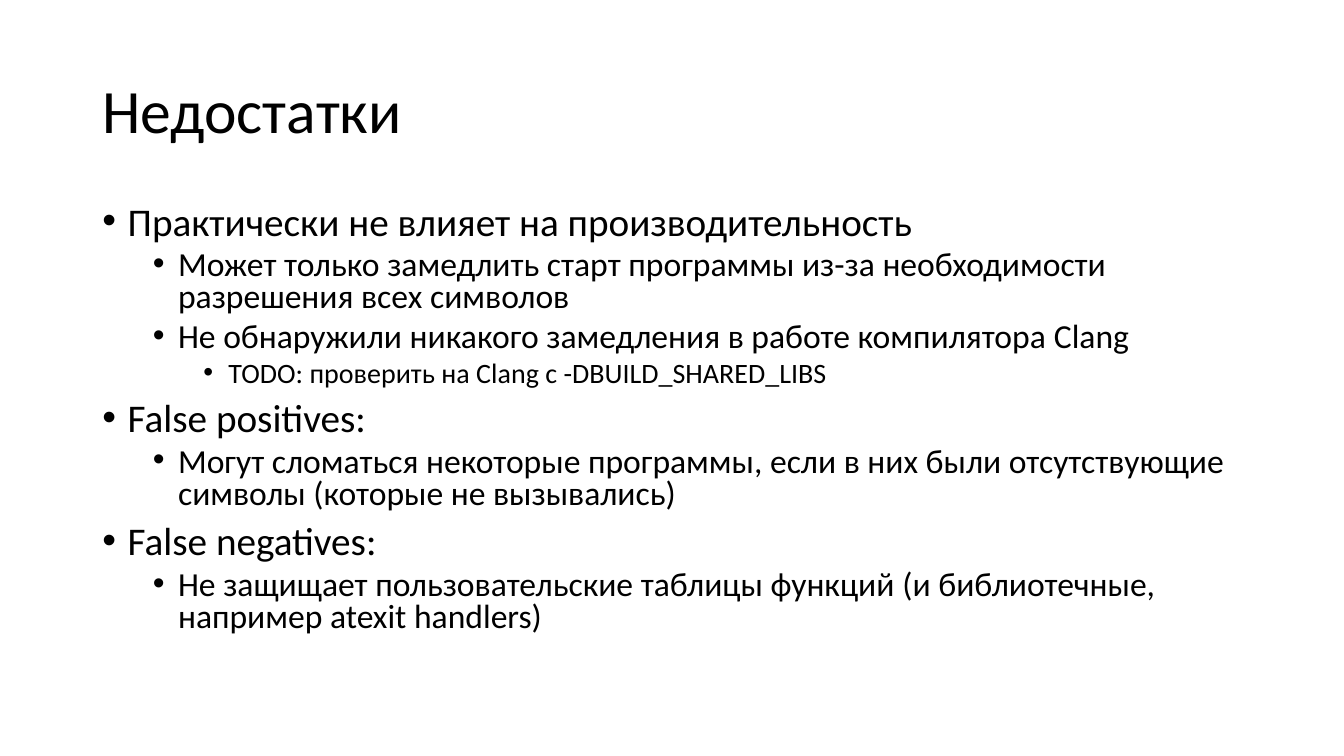
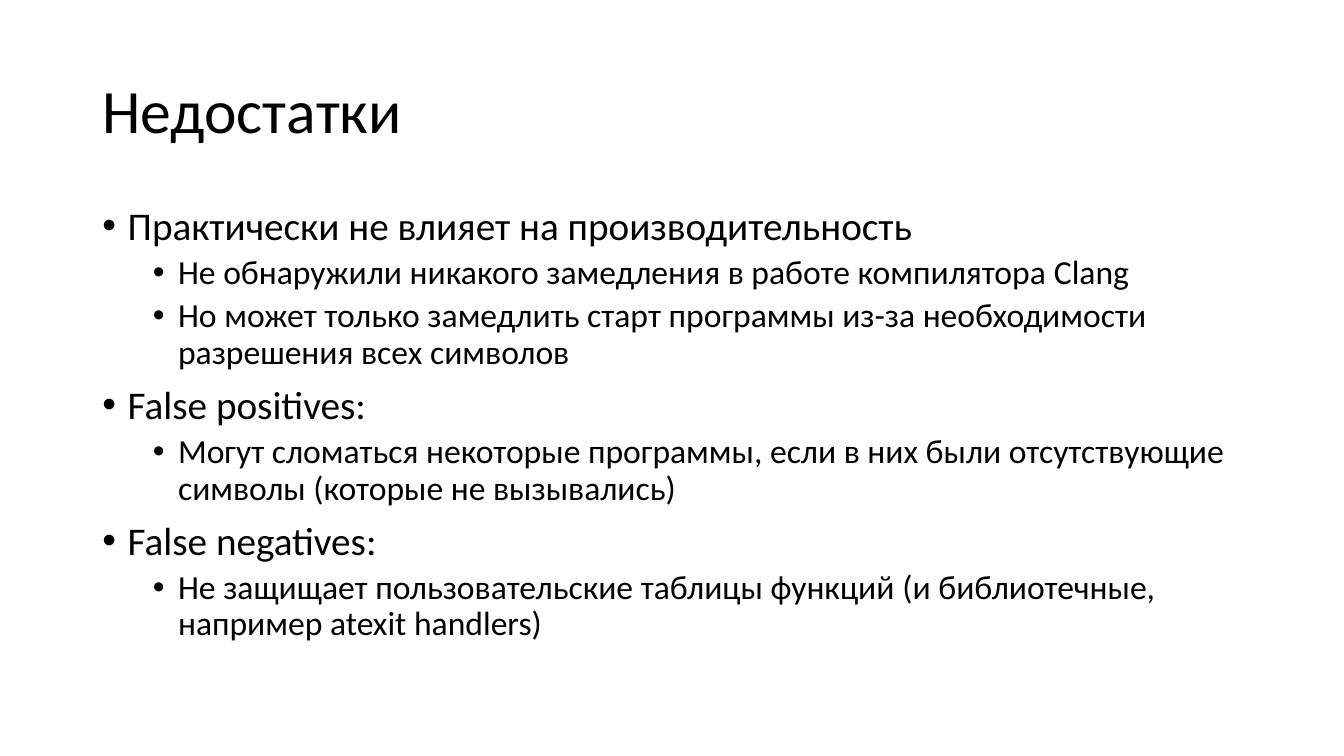
Before and after one commit to yugr/slides, a slide deck: slide 55 of CppZeroCost/2025/RU.pptx (slide 52 before the commit). Drawn at 1344x756 pixels with LibreOffice and Linux fonts; fonts in the diff are those of the drawing. Boxes give left, top, right and bottom in pixels: in the first picture for what was removed or moved away, otherwise in the second. Text is boxed around its words. In the diff, an @@ line names an element or a change of style, - is before the commit and + after.

```diff
--- a/CppZeroCost/2025/RU.pptx
+++ b/CppZeroCost/2025/RU.pptx
@@ text at <box>128,215,1224,641</box>: line spacing 0.8 to 0.9 @@
@@ text at <box>178,253,1106,314</box>: paragraph removed @@
-  • Может только замедлить старт программы из-за необходимости разрешения всех символов
@@ text at <box>178,304,1146,370</box>: text changed; size 20 to 24 pt @@
-    • TODO: проверить на Clang с -DBUILD_SHARED_LIBS
+  • Но может только замедлить старт программы из-за необходимости разрешения всех символов
```
Also in this commit, not shown: 11 other slides changed, 5 slides added, 6 other files.
